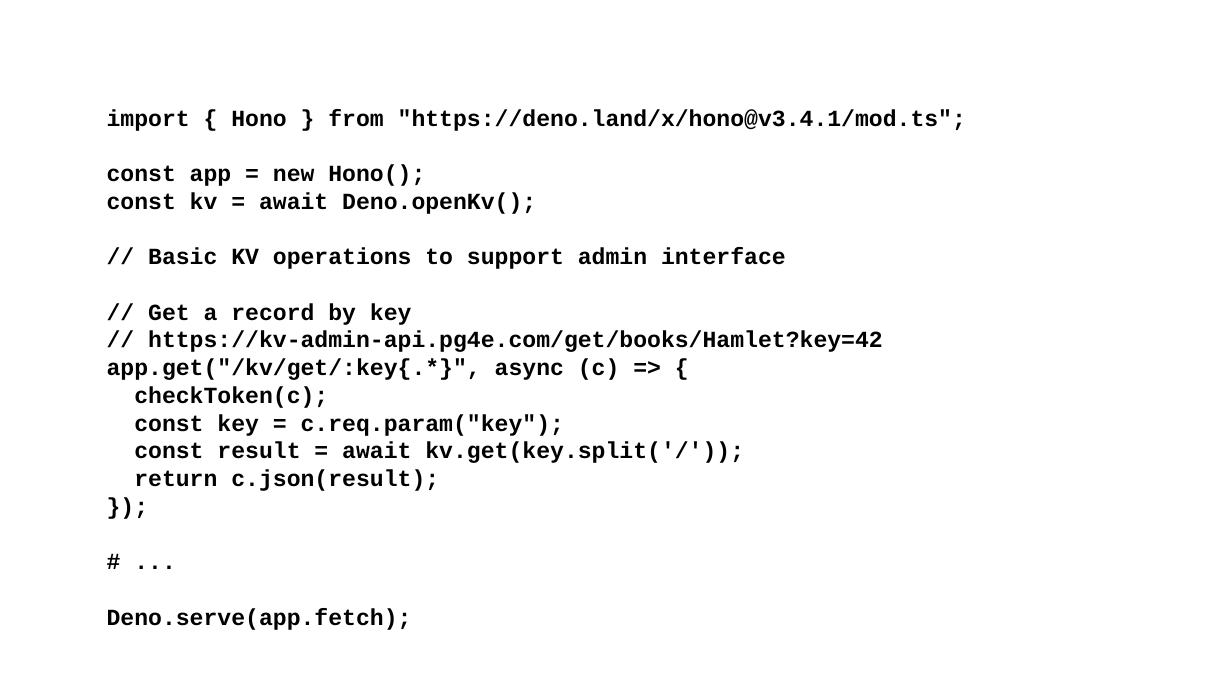
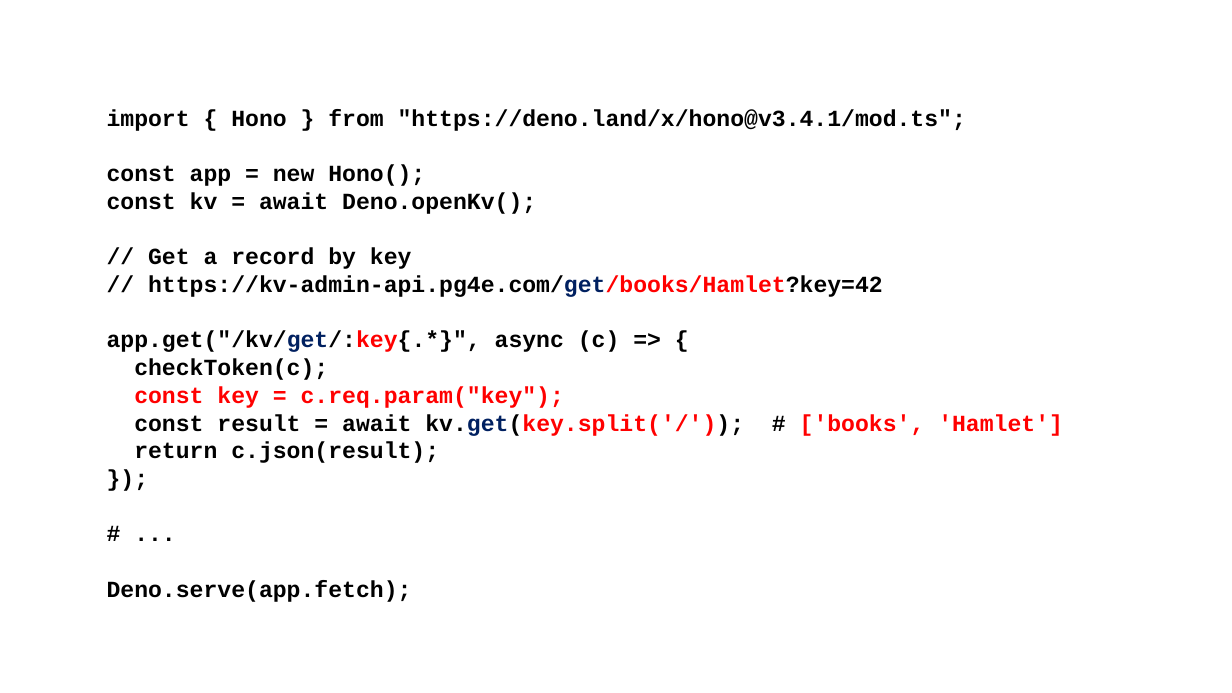
Before and after one commit to csev/pg4e, a slide deck: slide 42 of lectures/07-DenoKV.pptx (slide 41 before the commit). Drawn at 1232x693 pixels with LibreOffice and Linux fonts; fonts in the diff are those of the drawing. Boxes give left, top, right and bottom in pixels: in the first picture for what was removed or moved away, otherwise in the second. Text is boxed around its words. In the diff, an @@ line names an element or a change of style, - is before the commit and + after.

```diff
--- a/lectures/07-DenoKV.pptx
+++ b/lectures/07-DenoKV.pptx
@@ text at bbox=[148, 248, 786, 269]: paragraph removed @@
-// Basic KV operations to support admin interface
@@ text at bbox=[107, 275, 883, 408]: text colour #000000 to #002060 in "https://kv-admin-api.pg4e.com/get/books/Hamlet?key=42", "app.get("/kv/get/:key{.*}","; text colour #000000 to #FF0000 in "https://kv-admin-api.pg4e.com/get/books/Hamlet?key=42", "app.get("/kv/get/:key{.*}",", "const key = c.req.param("key");" @@
@@ text at bbox=[134, 414, 744, 436]: text changed; text colour #000000 to #FF0000 @@
-const result = await kv.get(key.split('/'));
+const result = await kv.get(key.split('/')); # ['books', 'Hamlet']
```
Also in this commit, not shown: 9 other slides changed, 4 slides added, 5 slides removed, 1 other file.
